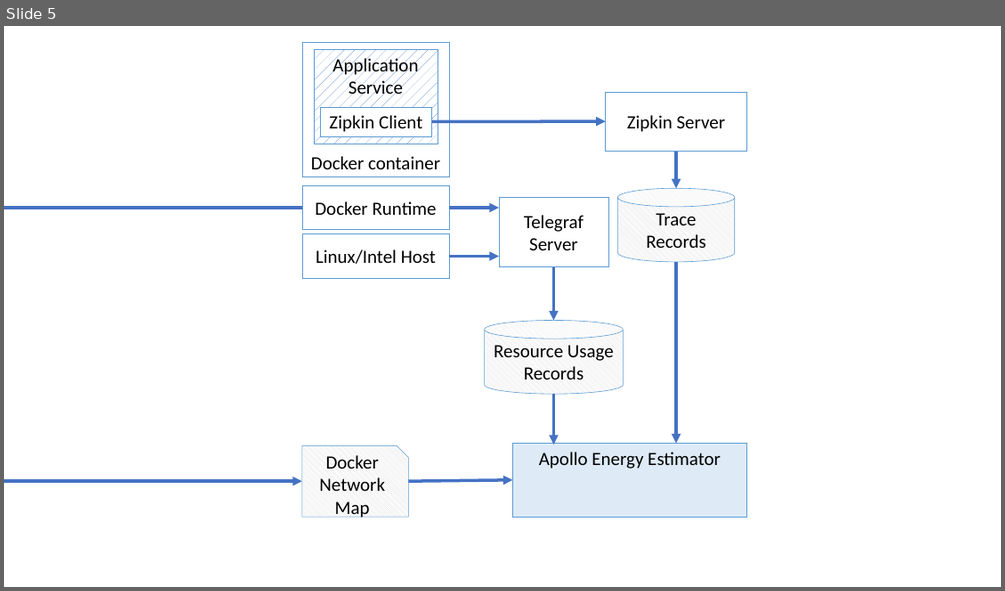
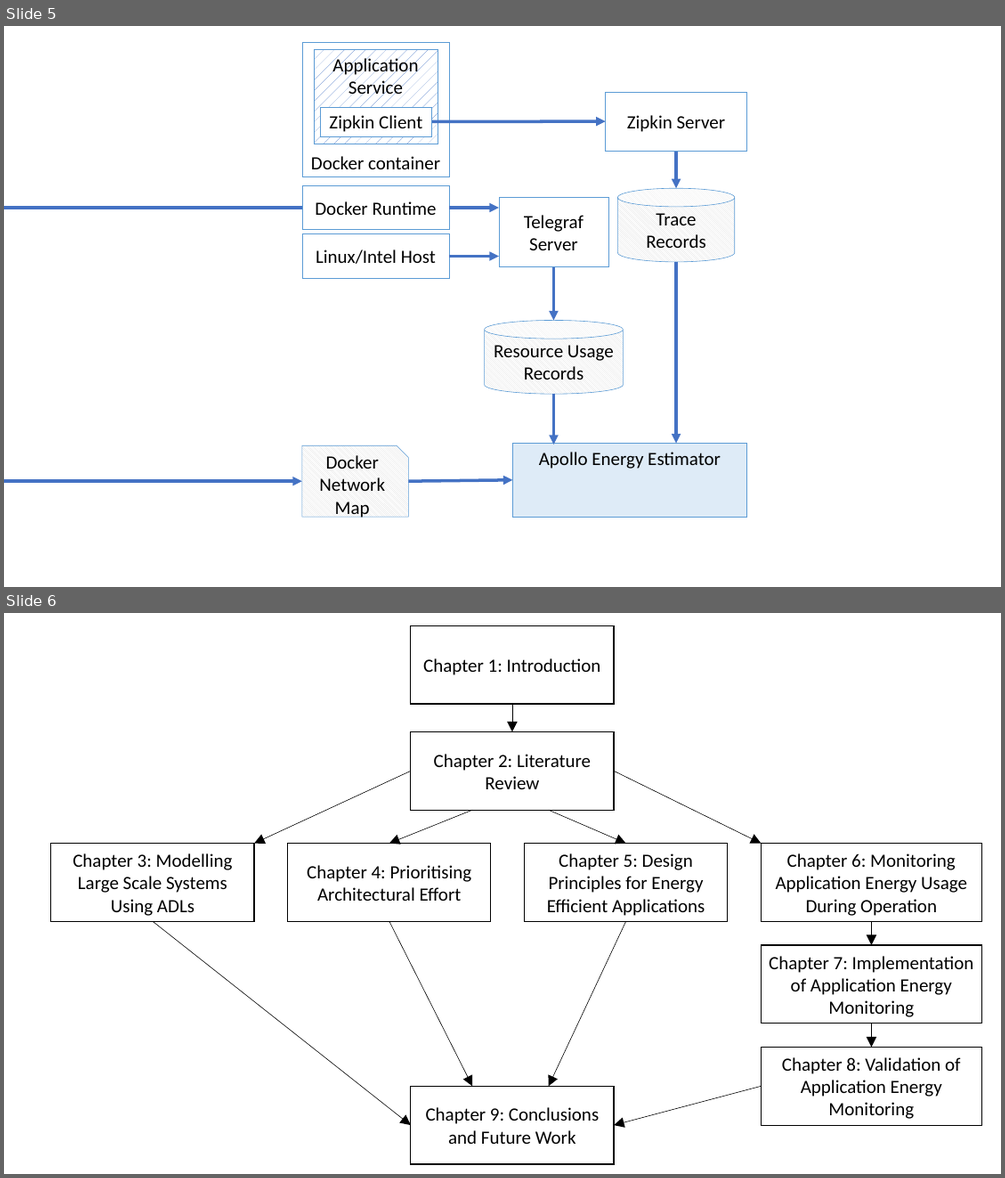
Before and after one commit to eoinwoods/phdthesis, a slide deck: Figures/Figure-Sources.pptx. Shown one above the other, each under a label of ours: slide 5 before the commit, slides 5 and 6 after it. The pictures are 1005x591 and 1005x1178 pixels, drawn with LibreOffice and Linux fonts; fonts in the diff are those of the drawing. Boxes give left, top, right and bottom in pixels: in the first picture for what was removed or moved away, otherwise in the second. Text is boxed around its words. In the diff, an @@ line names an element or a change of style, - is before the commit and + after.

Commit message:
Added intro chapter

```diff
--- a/Figures/Figure-Sources.pptx
+++ b/Figures/Figure-Sources.pptx
@@ slide 6 added at [4,613,1001,1174], background #FFFFFF @@
@@ rectangle added at [411,625,615,704], fill #FFFFFF, outline #000000 1 pt, 18 pt, text #000000 @@
+Chapter 1: Introduction
@@ arrow added from (512, 705) to (512, 732), #000000 0.5 pt @@
@@ rectangle added at [411,732,615,810], fill #FFFFFF, outline #000000 1 pt, 18 pt, text #000000 @@
+Chapter 2: Literature Review
@@ arrow added from (411, 771) to (254, 844), #000000 0.5 pt @@
@@ arrow added from (615, 771) to (760, 844), #000000 0.5 pt @@
@@ arrow added from (472, 810) to (389, 844), #000000 0.5 pt @@
@@ arrow added from (549, 810) to (626, 844), #000000 0.5 pt @@
@@ rectangle added at [51,844,254,921], fill #FFFFFF, outline #000000 1 pt, 18 pt, text #000000 @@
+Chapter 3: Modelling Large Scale Systems Using ADLs
@@ rectangle added at [287,844,491,921], fill #FFFFFF, outline #000000 1 pt, 18 pt, text #000000 @@
+Chapter 4: Prioritising Architectural Effort
@@ rectangle added at [525,844,728,921], fill #FFFFFF, outline #000000 1 pt, 18 pt, text #000000 @@
+Chapter 5: Design Principles for Energy Efficient Applications
@@ rectangle added at [760,844,981,921], fill #FFFFFF, outline #000000 1 pt, 18 pt, text #000000 @@
+Chapter 6: Monitoring Application Energy Usage During Operation
@@ arrow added from (153, 921) to (411, 1126), #000000 0.5 pt @@
@@ arrow added from (389, 921) to (472, 1086), #000000 0.5 pt @@
@@ arrow added from (626, 921) to (549, 1086), #000000 0.5 pt @@
@@ arrow added from (872, 921) to (872, 945), #000000 0.5 pt @@
@@ rectangle added at [760,945,981,1022], fill #FFFFFF, outline #000000 1 pt, 18 pt, text #000000 @@
+Chapter 7: Implementation of Application Energy Monitoring
@@ arrow added from (872, 1022) to (872, 1046), #000000 0.5 pt @@
@@ rectangle added at [760,1046,981,1125], fill #FFFFFF, outline #000000 1 pt, 18 pt, text #000000 @@
+Chapter 8: Validation of Application Energy Monitoring
@@ rectangle added at [411,1086,615,1164], fill #FFFFFF, outline #000000 1 pt, 18 pt, text #000000 @@
+Chapter 9: Conclusions and Future Work
@@ arrow added from (760, 1086) to (615, 1126), #000000 0.5 pt @@
```
Also in this commit, not shown: 8 other files.
